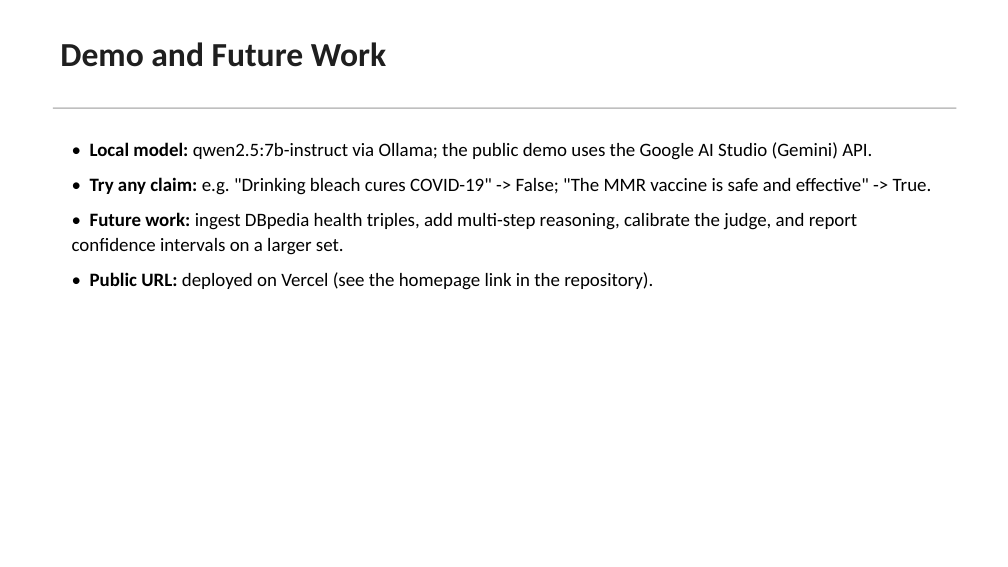
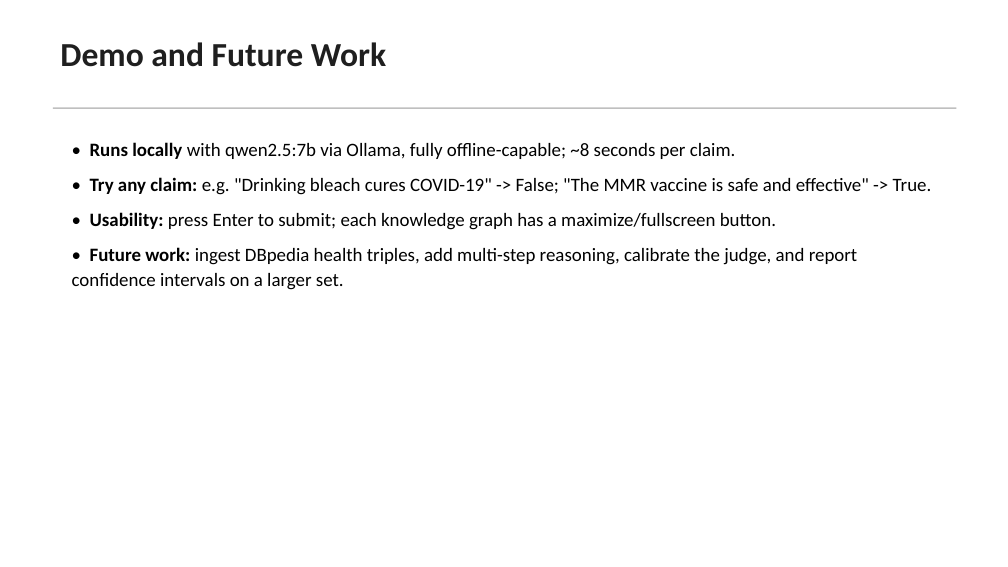
Before and after one commit to AkashNaickar/TrumorGPT, a slide deck: slide 7 of presentation/24005_179_review3.pptx (slide 10 before the commit). Drawn at 1008x567 pixels with LibreOffice and Linux fonts; fonts in the diff are those of the drawing. Boxes give left, top, right and bottom in pixels: in the first picture for what was removed or moved away, otherwise in the second. Text is boxed around its words. In the diff, an @@ line names an element or a change of style, - is before the commit and + after.

```diff
--- a/presentation/24005_179_review3.pptx
+++ b/presentation/24005_179_review3.pptx
@@ text at [90,142,736,159]: text changed @@
-• Local model: qwen2.5:7b-instruct via Ollama; the public demo uses the Google AI Studio (Gemini) API.
+• Runs locally with qwen2.5:7b via Ollama, fully offline-capable; ~8 seconds per claim.
@@ text at [90,212,776,230]: paragraph added @@
+• Usability: press Enter to submit; each knowledge graph has a maximize/fullscreen button.
@@ text at [90,272,653,290]: paragraph removed @@
-• Public URL: deployed on Vercel (see the homepage link in the repository).
```
Also in this commit, not shown: 2 other slides changed, 3 slides removed, 2 other files.
